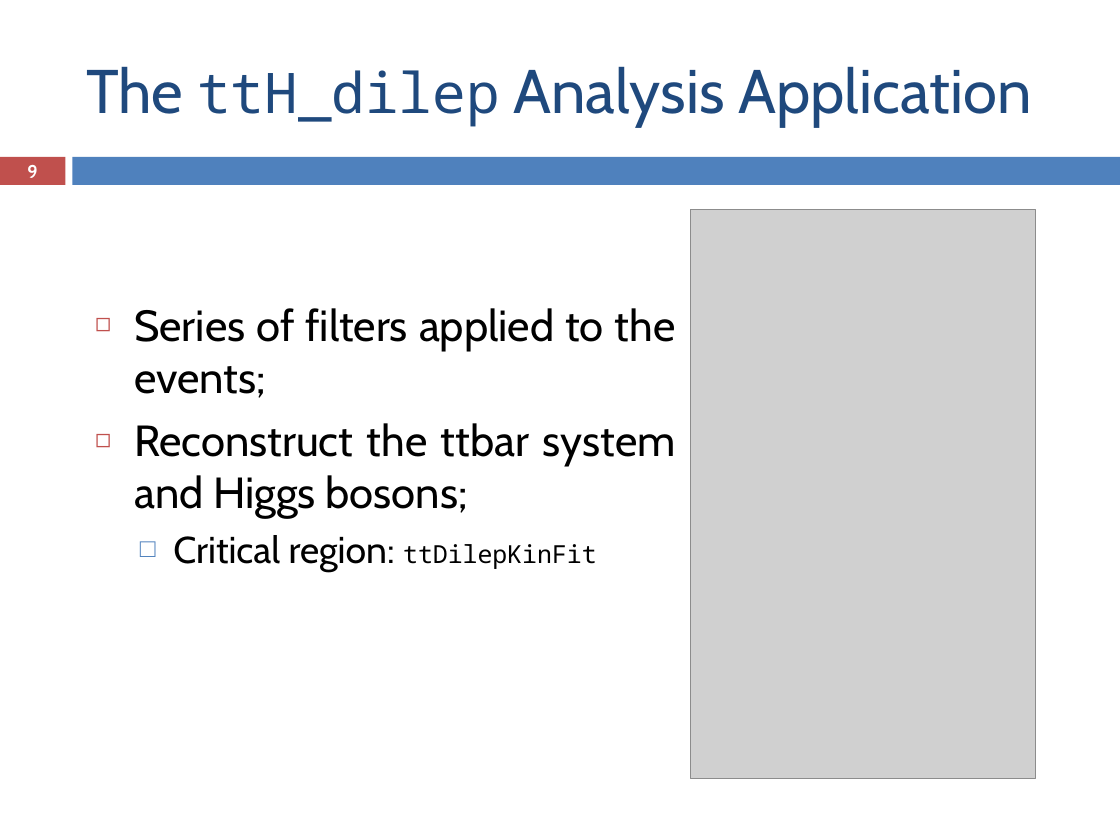
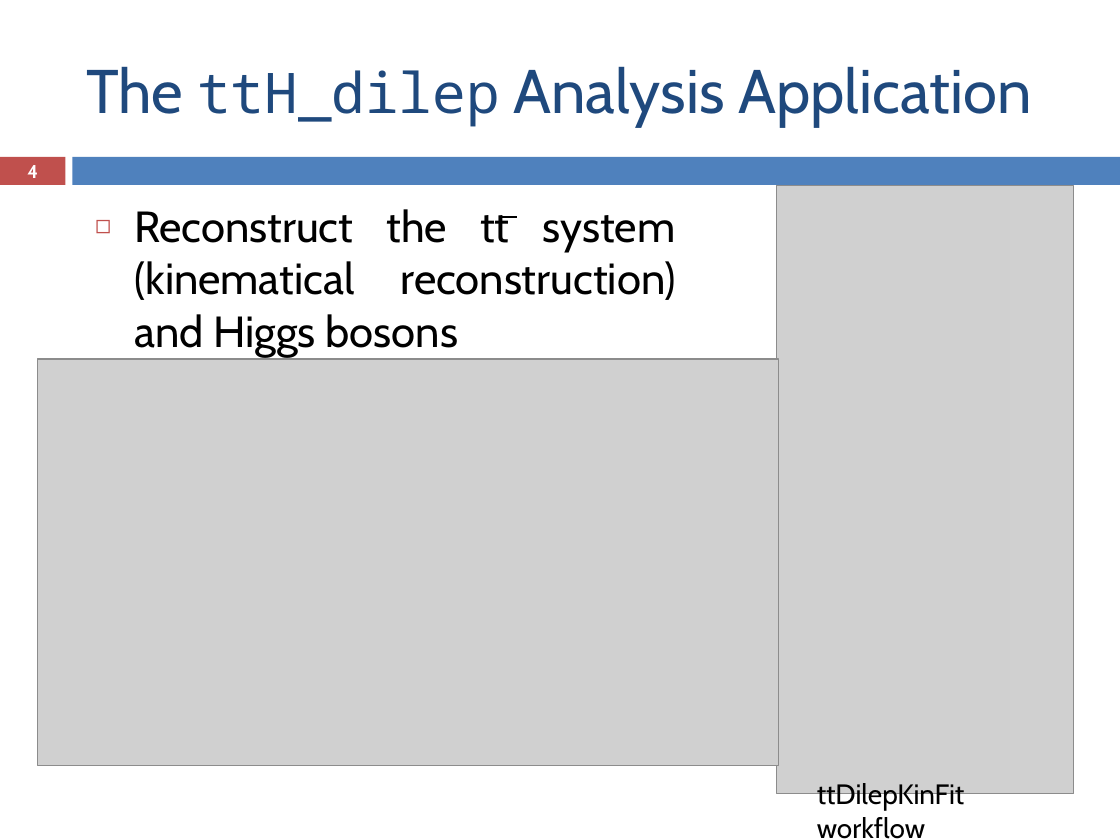
Before and after one commit to ampereira/mscthesis-liptool, a slide deck: slide 4 of doc/pre-thesis/presentation/pre-thesis_presentation.pptx (slide 9 before the commit). Drawn at 1120x840 pixels with LibreOffice and Linux fonts; fonts in the diff are those of the drawing; grey boxes stand for pictures. Boxes give left, top, right and bottom in pixels: in the first picture for what was removed or moved away, otherwise in the second. Text is boxed around its words. In the diff, an @@ line names an element or a change of style, - is before the commit and + after.

Commit message:
Final presentation fixes

```diff
--- a/doc/pre-thesis/presentation/pre-thesis_presentation.pptx
+++ b/doc/pre-thesis/presentation/pre-thesis_presentation.pptx
@@ page number at (27, 165, 38, 178): text changed @@
-9
+4
@@ text "Reconstruct the tt system (kinematical ...": place and size @@
-text "Reconstruct the tt system (kinematical ..." at (134, 308, 676, 572)
+text "Reconstruct the tt system (kinematical ..." at (134, 209, 676, 357)
@@ text at (134, 209, 676, 357): text changed @@
-◻ Series of filters applied to the events;
-◻ Reconstruct the ttbar system and Higgs bosons;
+◻ Reconstruct the tt system (kinematical reconstruction) and Higgs bosons
@@ picture: place and size @@
-picture at (691, 209, 1036, 778)
+picture at (776, 186, 1073, 794)
@@ line added from (502, 217) to (517, 217), #000000 0.79 pt @@
@@ picture added at (37, 360, 778, 766) @@
@@ text added at (817, 783, 965, 839), 18 pt, text #000000 @@
+ttDilepKinFit workflow
```
Also in this commit, not shown: 8 other slides changed, 4 slides added, 2 slides removed, 7 other files.
